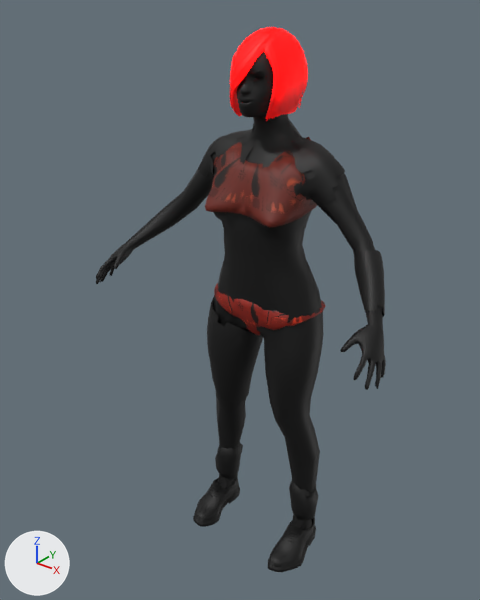
The glTF model models/dancers/dancer_kiara.glb: old version first, new version second.
Rendered twice from a 50 mm camera at (1.095, -1.409, 0.969) aimed at (-0.049, 0.021, 0.082). The lights are fixed; the arrows at lower left show +X, +Y and +Z. The picture after the commit comes second. Vertices at exactly the same position are counted once.

In view in the first picture: 'dancer_kiara'.
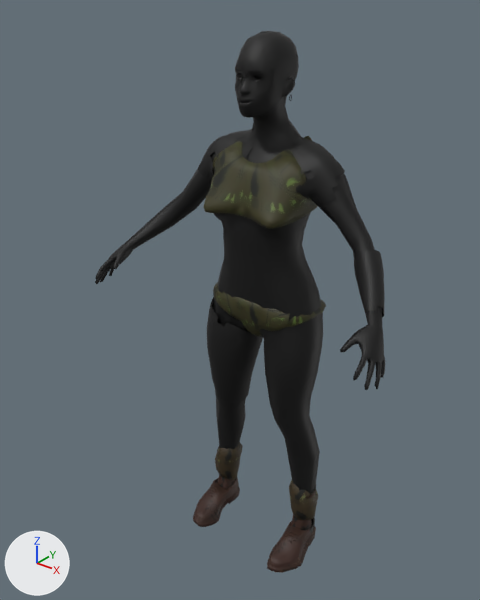
Boxes (x1, y1, x2, y2) around the edits, measured in the pictures (480 x 600 px; the box of a moved part takes in the faces that stretch with it):
'dancer_kiara', reshaped: before (96, 27, 386, 572); after (95, 31, 385, 573)
part 1 of me_dancer_kiara, moved or reshaped: before (205, 28, 386, 389); after (204, 70, 385, 390)
part 2 of me_dancer_kiara, moved or reshaped: before (193, 443, 316, 572); after (193, 442, 316, 573)
part 3 of me_dancer_kiara, recoloured: (96, 31, 384, 572) in both

Edits to the bpy script that builds the scene:
```text
Change me_dancer_kiara:
    used by ob_dancer_kiara; location = (0.0, 0.0, 0.0)
    remove me_dancer_kiara.from_pydata(...)  # 6984 vertices, 11876 faces; spans x -0.51..0.51, y -0.19..0.22, z -0.83..0.85
    add me_dancer_kiara.from_pydata(...)  # 6983 vertices, 11875 faces; spans x -0.51..0.51, y -0.19..0.22, z -0.83..0.85
    me_dancer_kiara part 1: 327 vertices moved from x -0.16..0.5, y -0.19..0.2, z -0.03..0.84 to x -0.17..0.5, y -0.19..0.19, z -0.03..0.84; 341 vertices removed from x -0.17..0.5, y -0.18..0.18, z -0.04..0.85; 340 vertices added at x -0.17..0.5, y -0.19..0.17, z -0.04..0.85
    me_dancer_kiara part 2: 38 vertices moved within x -0.22..0.22, y -0.09..0.14, z -0.82..-0.55; 76 vertices removed from x -0.23..0.22, y -0.08..0.15, z -0.83..-0.55; 76 vertices added at x -0.23..0.22, y -0.08..0.14, z -0.83..-0.55
    me_dancer_kiara part 3: 8173 kept faces spanning x -0.51..0.51, y -0.19..0.22, z -0.83..0.85 get new vertex colours
    other edits to the shape of me_dancer_kiara do not show in these pictures
```
